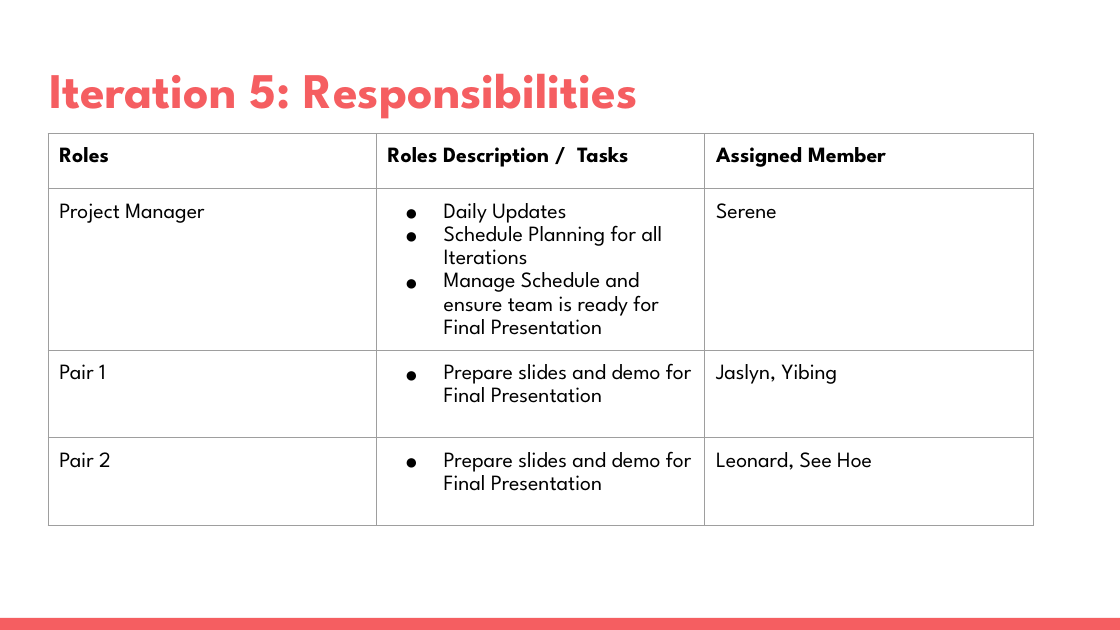
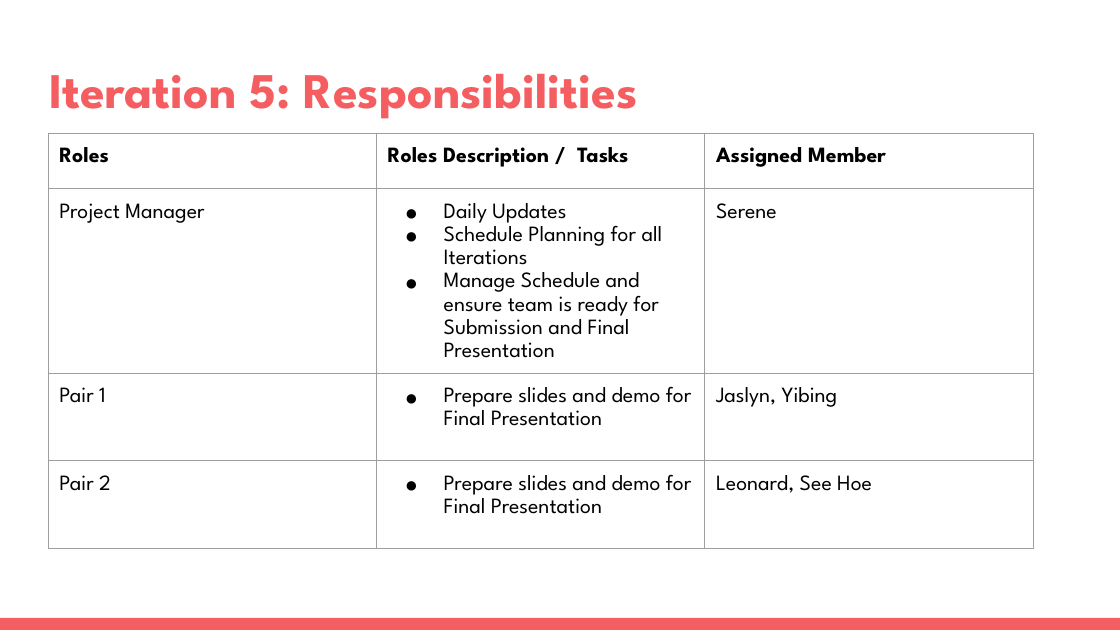
Before and after one commit to one-ice/IS212-Software-Project-Management, a slide deck: slide 26 of presentations/PM Review.pptx. Drawn at 1120x630 pixels with LibreOffice and Linux fonts; fonts in the diff are those of the drawing. Boxes give left, top, right and bottom in pixels: in the first picture for what was removed or moved away, otherwise in the second. Text is boxed around its words. In the diff, an @@ line names an element or a change of style, - is before the commit and + after.

```diff
--- a/presentations/PM Review.pptx
+++ b/presentations/PM Review.pptx
@@ table at <box>48,133,1033,596</box> @@
-row 2, column 2: Daily Updates / Schedule Planning for all Iterations / Manage Schedule and ensure team is ready for Final Presentation
+row 2, column 2: Daily Updates / Schedule Planning for all Iterations / Manage Schedule and ensure team is ready for Submission and Final Presentation
```
Also in this commit, not shown: 2 other slides changed.
